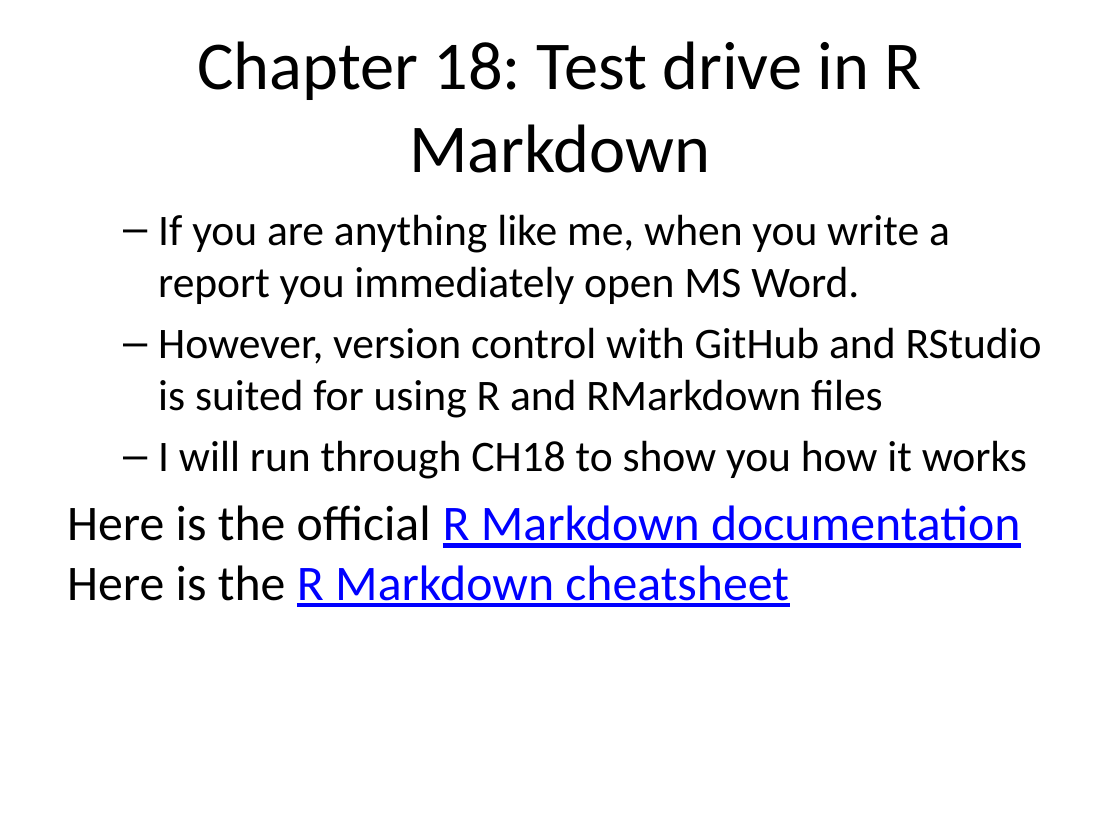
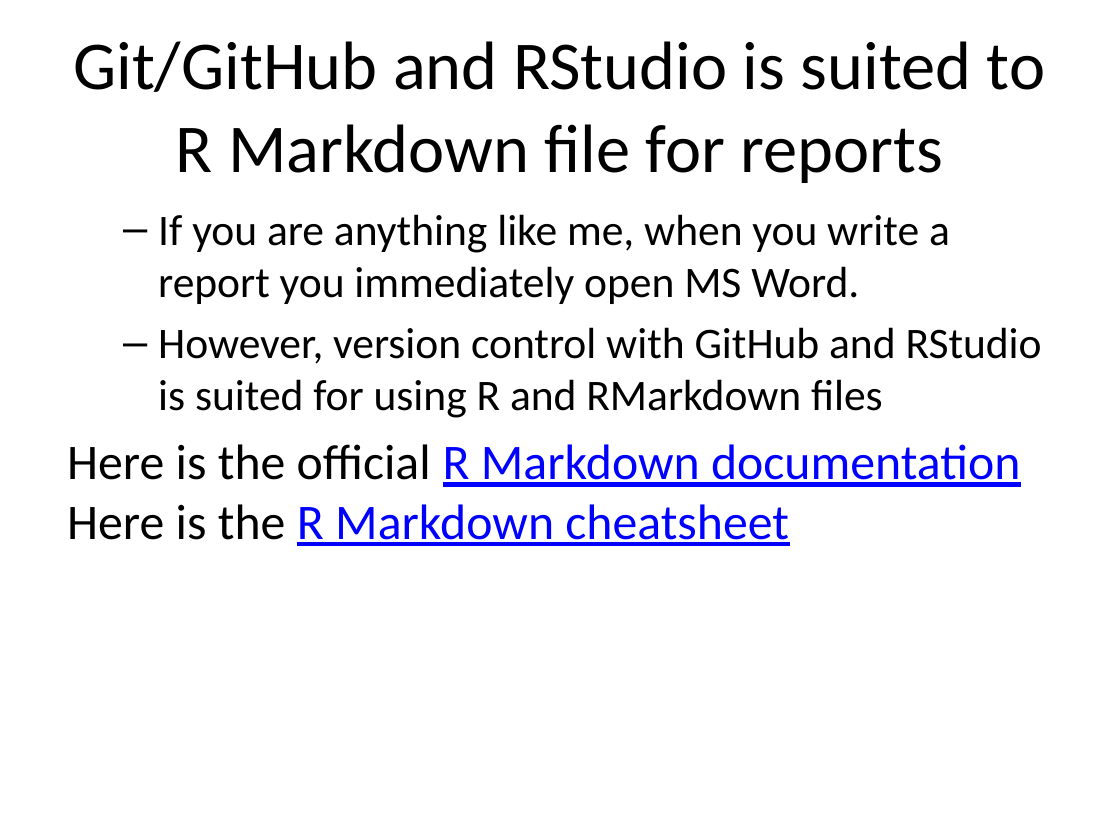
Before and after one commit to bjkamrat/myrepo, a slide deck: slide 8 of Github_week_pres2.pptx. Drawn at 1120x840 pixels with LibreOffice and Linux fonts; fonts in the diff are those of the drawing. Boxes give left, top, right and bottom in pixels: in the first picture for what was removed or moved away, otherwise in the second. Text is boxed around its words. In the diff, an @@ line names an element or a change of style, - is before the commit and + after.

Commit message:
presentations updated

```diff
--- a/Github_week_pres2.pptx
+++ b/Github_week_pres2.pptx
@@ title at box(73, 41, 1045, 183): text changed @@
-Chapter 18: Test drive in R Markdown
+Git/GitHub and RStudio is suited to R Markdown file for reports
@@ text at box(158, 440, 1027, 479): paragraph removed @@
-  – I will run through CH18 to show you how it works
```
Also in this commit, not shown: 2 other slides changed, 16 slides added, 9 other files.
